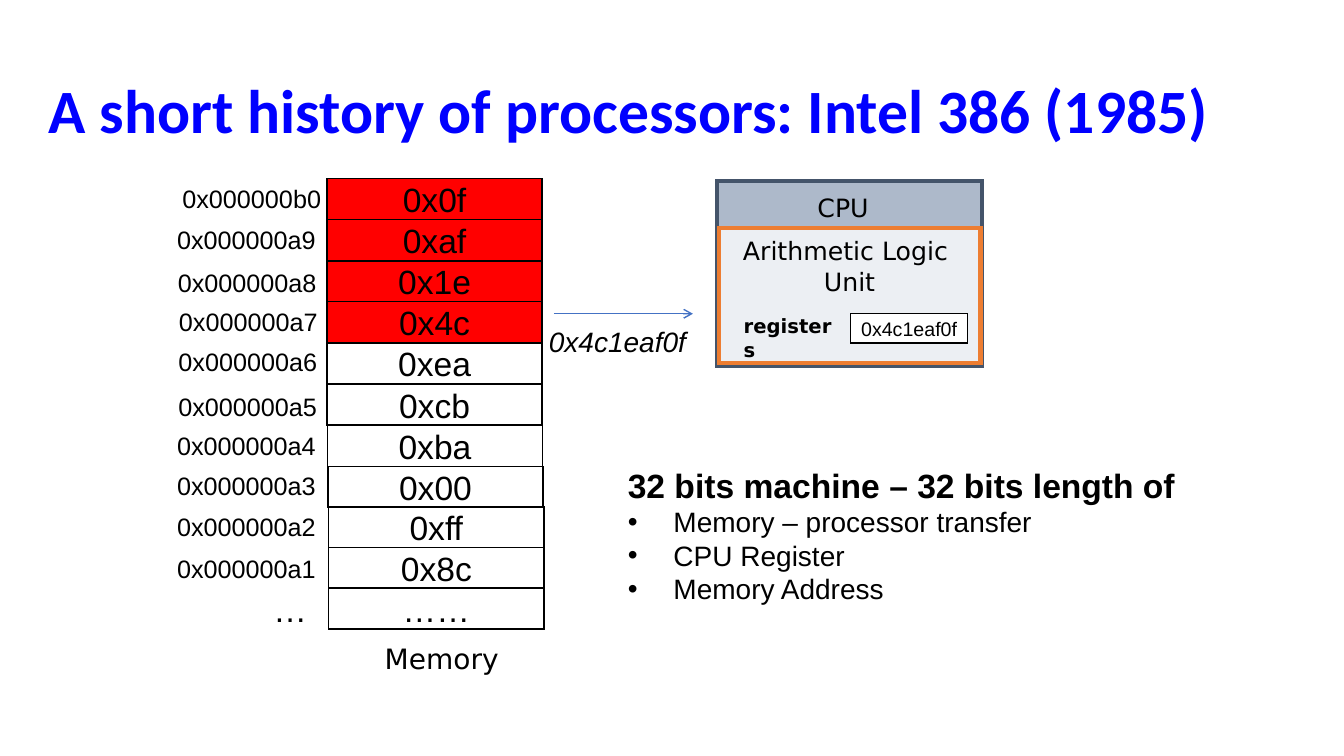
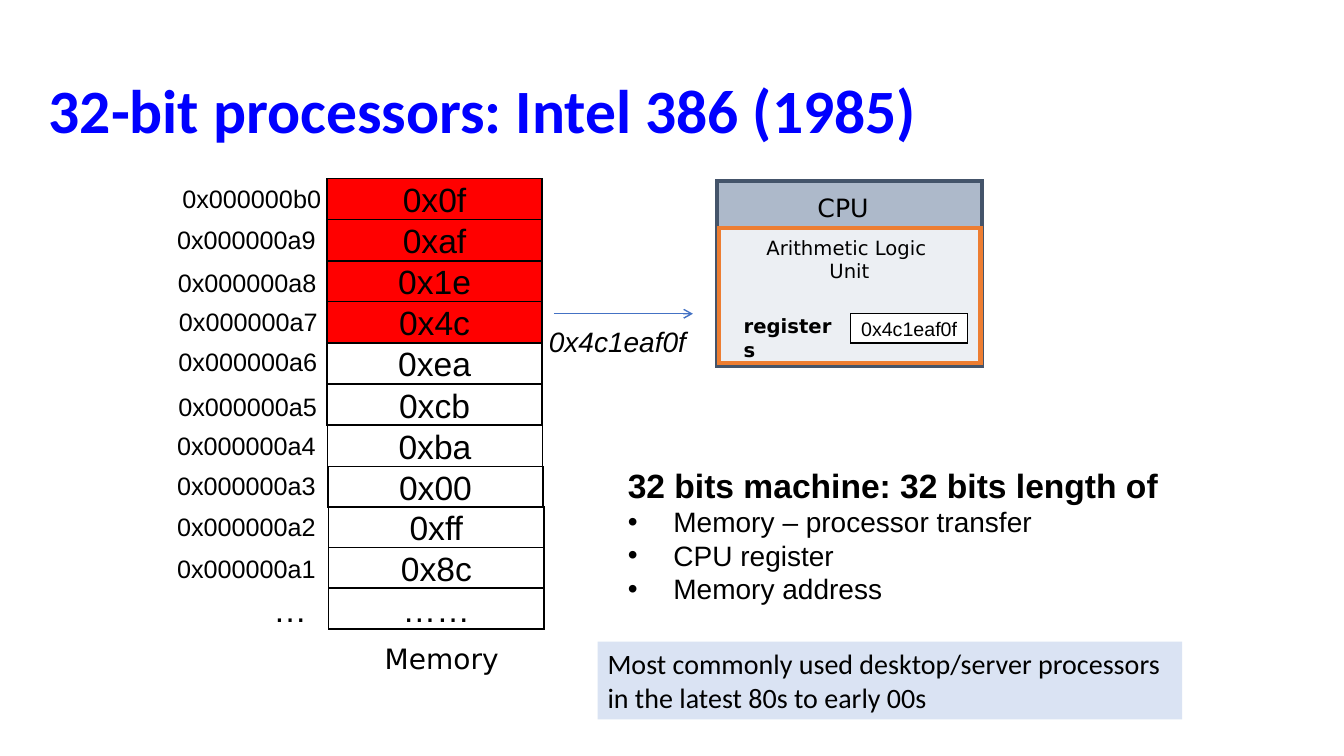
Before and after one commit to NYU-CSO/nyu-cso.github.io, a slide deck: slide 11 of notes/02-bits_bytes_int_cont.pptx (slide 9 before the commit). Drawn at 1344x756 pixels with LibreOffice and Linux fonts; fonts in the diff are those of the drawing. Boxes give left, top, right and bottom in pixels: in the first picture for what was removed or moved away, otherwise in the second. Text is boxed around its words. In the diff, an @@ line names an element or a change of style, - is before the commit and + after.

```diff
--- a/notes/02-bits_bytes_int_cont.pptx
+++ b/notes/02-bits_bytes_int_cont.pptx
@@ title at (49, 87, 916, 143): text changed @@
-A short history of processors: Intel 386 (1985)
+32-bit processors: Intel 386 (1985)
@@ text "Arithmetic Logic": place and size @@
-text "Arithmetic Logic" at (743, 241, 948, 292)
+text "Arithmetic Logic" at (766, 240, 926, 279)
@@ text "Arithmetic Logic" at (766, 240, 926, 279): size 18 to 14 pt @@
@@ text at (628, 473, 1158, 505): text changed @@
-32 bits machine – 32 bits length of
+32 bits machine: 32 bits length of
@@ text at (673, 545, 882, 605): text changed @@
-• CPU Register
-• Memory Address
+• CPU register
+• Memory address
@@ rectangle added at (598, 641, 1183, 719), fill #DAE3F3, 20 pt, text #000000 @@
+Most commonly used desktop/server processors
+in the latest 80s to early 00s
```
Also in this commit, not shown: 14 other slides changed, 28 slides added, 4 slides removed, 2 other files.
